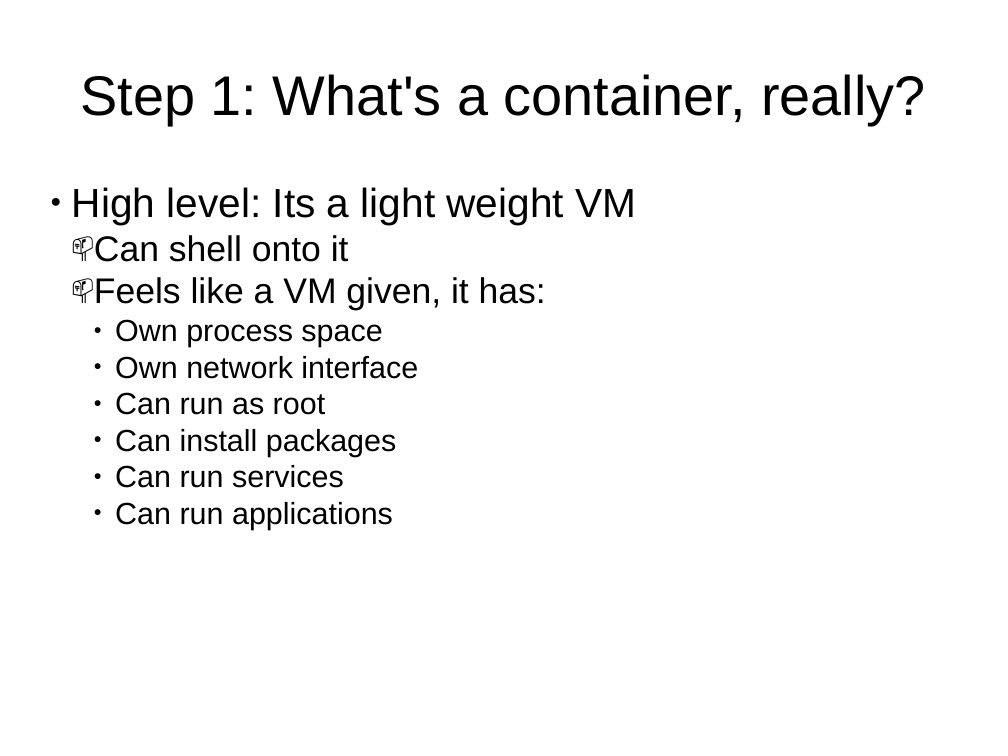
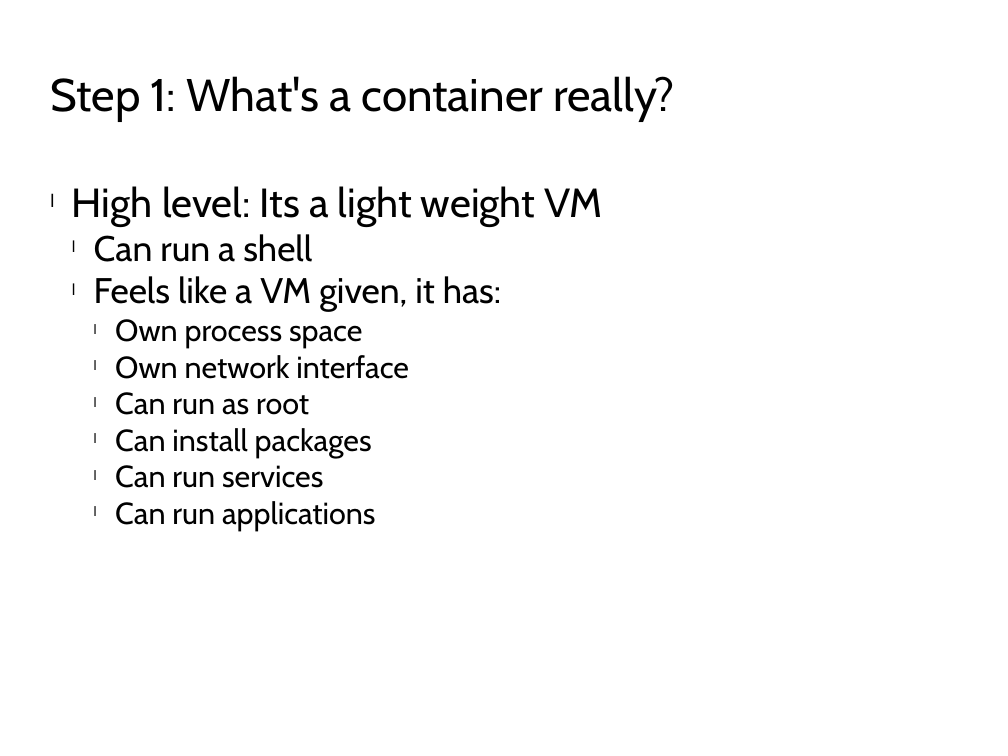
Before and after one commit to CodeChix-OpenSource/DockerIntro, a slide deck: slide 14 of slides/DockerIntro.pptx. Drawn at 1008x756 pixels with LibreOffice and Linux fonts; fonts in the diff are those of the drawing; background and template pictures are left out. Boxes give left, top, right and bottom in pixels: in the first picture for what was removed or moved away, otherwise in the second. Text is boxed around its words. In the diff, an @@ line names an element or a change of style, - is before the commit and + after.

```diff
--- a/slides/DockerIntro.pptx
+++ b/slides/DockerIntro.pptx
@@ text at bbox=[50, 76, 676, 122]: text changed; size 44 to 36 pt; font Arial to Cabin @@
-Step 1: What's a container, really?
+Step 1: What's a container really?
@@ text at bbox=[72, 186, 602, 531]: font Arial to Cabin; bullet ● to l; bullet 📫 to l @@
@@ text at bbox=[94, 234, 312, 262]: text changed; font Arial to Cabin @@
-  📫 Can shell onto it
+  l Can run a shell
```
Also in this commit, not shown: 25 other slides changed.
